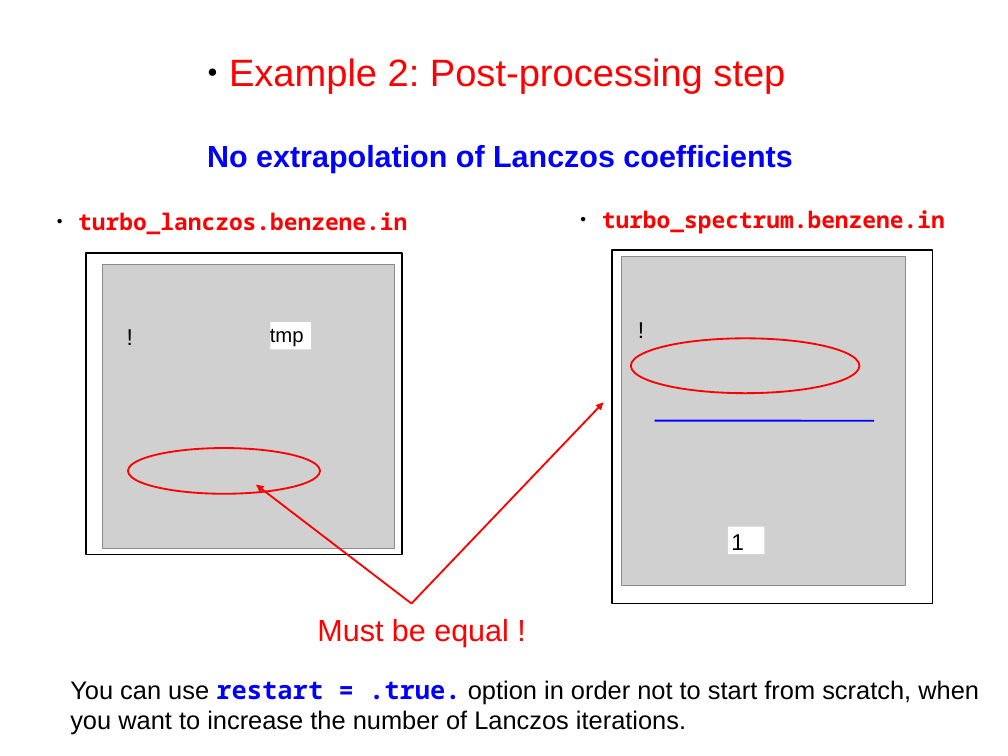
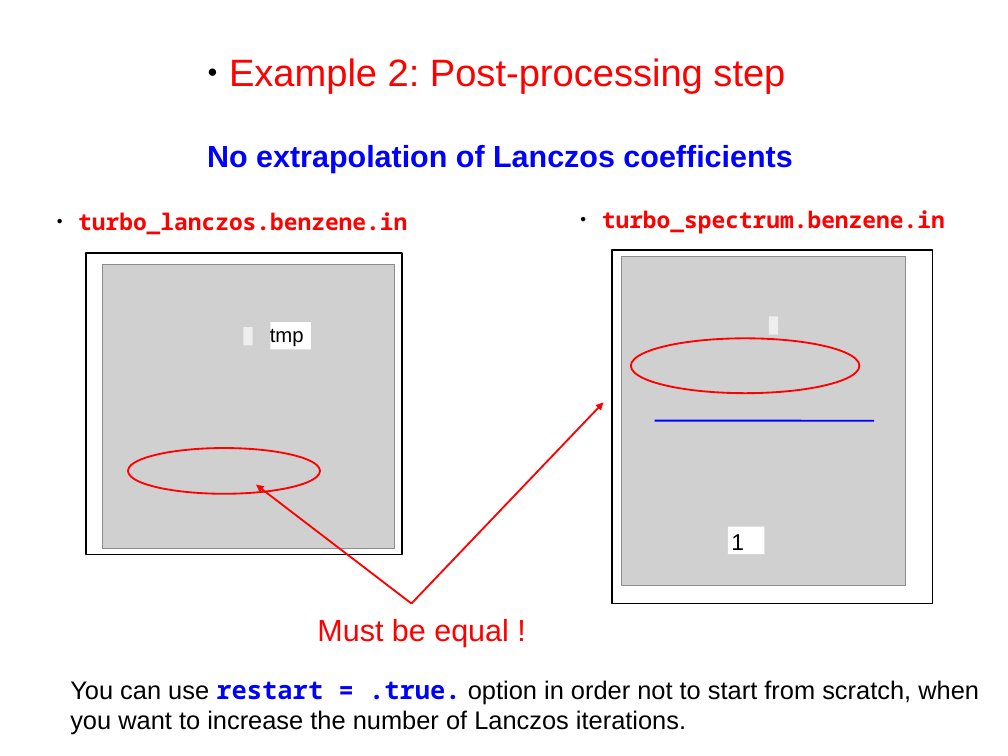
Before and after one commit to thepranab/materials-for-max-qe2021-online-school, a slide deck: slide 18 of slides.sources/handson-day6.odp. Drawn at 1008x756 pixels with LibreOffice and Linux fonts; fonts in the diff are those of the drawing; grey boxes stand for pictures. Boxes give left, top, right and bottom in pixels: in the first picture for what was removed or moved away, otherwise in the second. Text is boxed around its words. In the diff, an @@ line names an element or a change of style, - is before the commit and + after.

```diff
--- a/slides.sources/handson-day6.odp
+++ b/slides.sources/handson-day6.odp
@@ text removed at [118, 318, 143, 353] @@
-!
@@ rectangle added at [243, 327, 252, 346], fill #EEEEEE @@
@@ text removed at [629, 311, 654, 346] @@
-!
@@ rectangle added at [769, 316, 778, 335], fill #EEEEEE @@
```
Also in this commit, not shown: 12 other slides changed, 12 other files.
